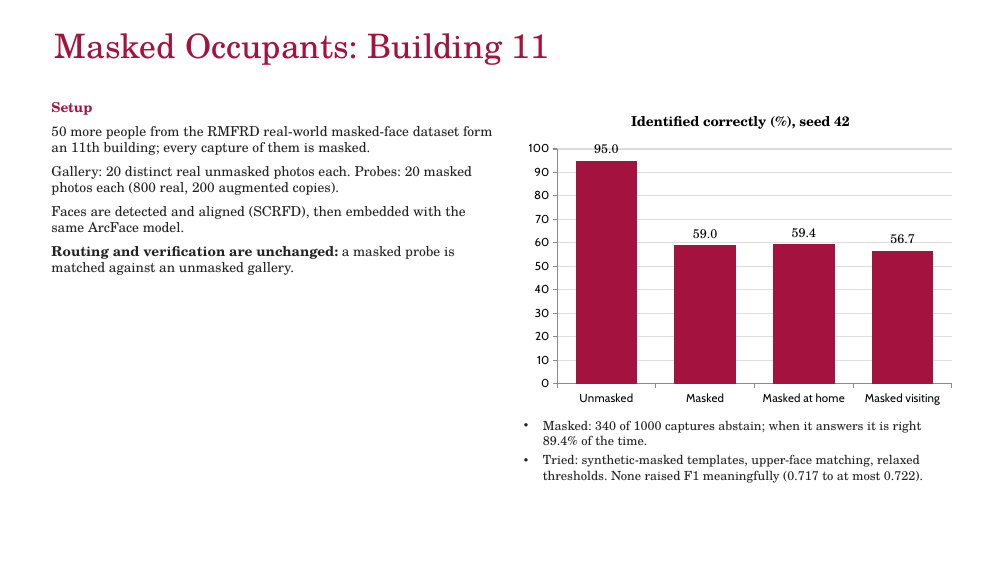
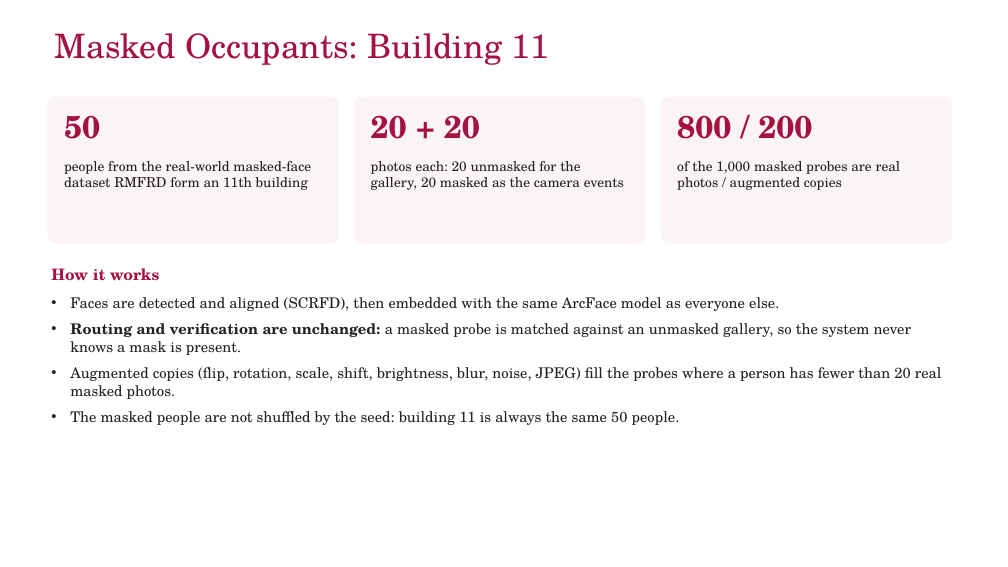
Before and after one commit to yadhu-vipin/Occupant_Tracking_v2, a slide deck: slide 14 of final_review/S7_Final_Review_Group_C3.pptx. Drawn at 1008x567 pixels with LibreOffice and Linux fonts; fonts in the diff are those of the drawing; background and template pictures are left out. Boxes give left, top, right and bottom in pixels: in the first picture for what was removed or moved away, otherwise in the second. Text is boxed around its words. In the diff, an @@ line names an element or a change of style, - is before the commit and + after.

```diff
--- a/final_review/S7_Final_Review_Group_C3.pptx
+++ b/final_review/S7_Final_Review_Group_C3.pptx
@@ rounded rectangle added at (47,97,339,243), fill #FBF4F6 @@
@@ text removed at (51,102,493,275) @@
-Setup
-50 more people from the RMFRD real-world masked-face dataset form an 11th building; every capture of them is masked.
-Gallery: 20 distinct real unmasked photos each. Probes: 20 masked photos each (800 real, 200 augmented copies).
-Faces are detected and aligned (SCRFD), then embedded with the same ArcFace model.
-Routing and verification are unchanged: a masked probe is matched against an unmasked gallery.
@@ text added at (64,115,100,139), 30 pt, text #A4123F, bold @@
+50
@@ rounded rectangle added at (354,97,646,243), fill #FBF4F6 @@
@@ text added at (371,115,480,139), 30 pt, text #A4123F, bold @@
+20 + 20
@@ column chart removed at (520,97,961,412) @@
-title "Identified correctly (%), seed 42"
-categories: Unmasked, Masked, Masked at home, Masked visiting
-Series 1: 95, 59, 59.4, 56.7
@@ rounded rectangle added at (661,97,953,243), fill #FBF4F6 @@
@@ text added at (677,115,812,139), 30 pt, text #A4123F, bold @@
+800 / 200
@@ text added at (64,161,311,190), 13 pt, text #222222 @@
+people from the real-world masked-face dataset RMFRD form an 11th building
@@ text added at (371,161,624,190), 13 pt, text #222222 @@
+photos each: 20 unmasked for the gallery, 20 masked as the camera events
@@ text added at (677,161,901,190), 13 pt, text #222222 @@
+of the 1,000 masked probes are real photos / augmented copies
@@ text added at (51,268,160,281), 15 pt, text #A4123F, bold @@
+How it works
@@ text added at (70,297,942,425), 14 pt, text #222222 @@
+• Faces are detected and aligned (SCRFD), then embedded with the same ArcFace model as everyone else.
+• Routing and verification are unchanged: a masked probe is matched against an unmasked gallery, so the system never knows a mask is present.
+• Augmented copies (flip, rotation, scale, shift, brightness, blur, noise, JPEG) fill the probes where a person has fewer than 20 real masked photos.
+• The masked people are not shuffled by the seed: building 11 is always the same 50 people.
@@ text removed at (543,420,923,483) @@
-• Masked: 340 of 1000 captures abstain; when it answers it is right 89.4% of the time.
-• Tried: synthetic-masked templates, upper-face matching, relaxed thresholds. None raised F1 meaningfully (0.717 to at most 0.722).
```
Also in this commit, not shown: 10 other slides changed, 5 slides added, 4 slides removed, 20 other files.
